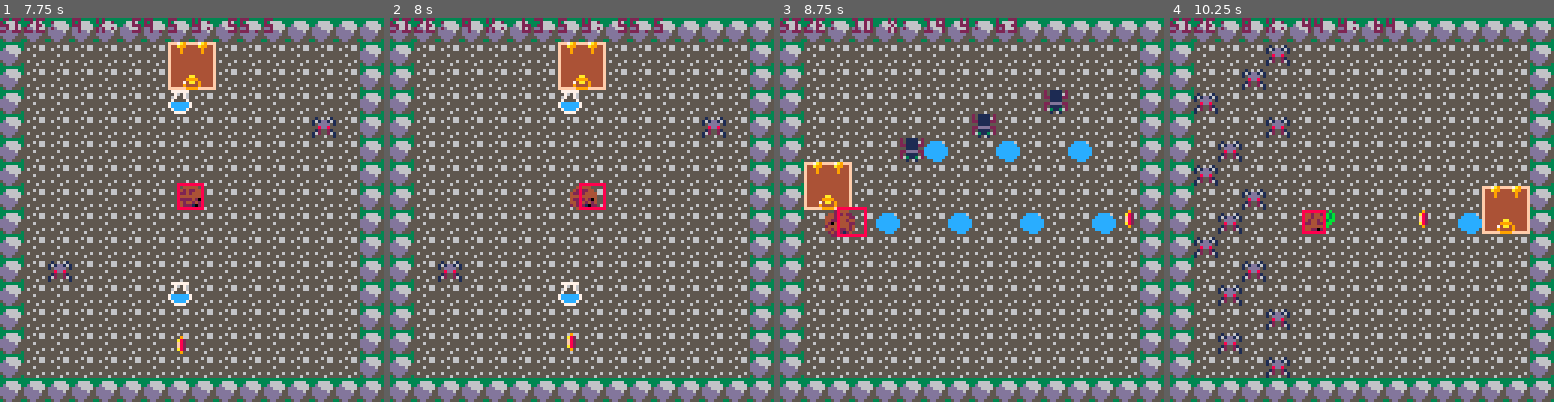
Above: before the commit, frames 1-4 (left to right).
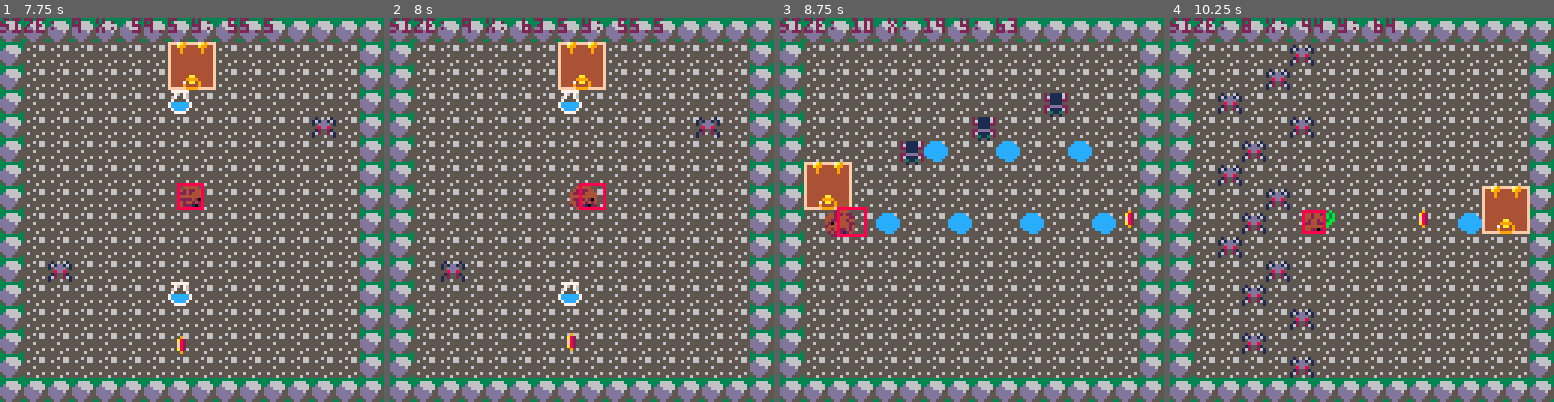
Above: after the commit, the same moments.

Repository: cassandra-largosa/Jelly-and-Jam
Game: PICO-8 cartridge jam.p8
The game is run twice, just before and just after one commit, with the same random seed, the same clock (stepped at 60 frames per second) and the same inputs.
Inputs:
- Up to frame 1 (7.75 s): tap X (X key) at 0.33, 0.7, 1.43, 2.58, 3.1, 3.62, 4.13, 4.65, 5.17, 5.68, 6.2, 6.72, 7.23 s; tap O (Z key) at 1.07, 1.8, 2.43, 3.07, 3.7, 4.33, 4.97, 5.6, 6.23, 6.87, 7.5 s; hold Right 2.33-3.33 s; hold Right 3.38-4.22 s; hold Up 4.27-4.67 s; hold Right 4.72-5.72 s; hold Down 5.77-6.1 s; hold Left 6.15-6.98 s; hold Right from 7.03 s (still down)
- Up to frame 2 (8 s): keep holding Right; tap X (X key) at 7.75 s
- Up to frame 3 (8.75 s): release Right at 8.03 s; hold Right from 8.08 s (still down); tap O (Z key) at 8.13 s; tap X (X key) at 8.27 s
- Up to frame 4 (10.25 s): tap O (Z key) at 8.77, 9.4, 10.03 s; tap X (X key) at 8.78, 9.3, 9.82 s; release Right at 8.92 s; hold Up 8.97-9.37 s; hold Right from 9.42 s (still down)

Frame 1 is identical in both runs. In frame 2, 0.5% of the frame differs, in the area x 12-88%, y 25-69%; in frame 3, 0.7%; in frame 4, 4.8%, in the area x 6-38%, y 7-94%.

Commit message:
Spiders and beetles animated too

Diff:
--- a/jam.p8
+++ b/jam.p8
@@ -203,13 +203,10 @@
     leafs = get_map_objects("leaf", level)
 
     spiders = get_map_objects("spider", level)
-    for spider in all(spiders) do
-        spider.dir = 1
-    end
-
     beetles = get_map_objects("beetle", level)
-    for beetle in all(beetles) do
-        beetle.dir = 1
+    for bug in all(array_concat({spiders, beetles})) do
+        bug.dir = 1
+        bug.from_x, bug.from_y = bug.x, bug.y
     end
 end
 
@@ -466,9 +463,10 @@
 spiders = {}
 
 function move_spider(spider)
+    spider.from_x, spider.from_y = spider.x, spider.y
     spider.x += spider.dir*spider_speed
     for rock in all(array_concat({rocks, pebbles})) do
-        if collide(get_rect(spider), rock.rect) then
+        if collide(get_rect(spider), rock.rect) then --turn around
             spider.dir *= -1
             spider.x += 2*spider.dir*spider_speed
         end
@@ -479,9 +477,10 @@
 beetles = {}
 
 function move_beetle(beetle)
+    beetle.from_x, beetle.from_y = beetle.x, beetle.y
     beetle.y += beetle.dir*beetle_speed
     for rock in all(array_concat({rocks, pebbles})) do
-        if collide(get_rect(beetle), rock.rect) then
+        if collide(get_rect(beetle), rock.rect) then --turn around
             beetle.dir *= -1
             beetle.y += 2*beetle.dir*beetle_speed
         end
@@ -550,8 +549,7 @@
         palt()
 
         --map objects (rocks, puddles...)
-        local objects = array_concat({rocks, puddles, pebbles, fires, snows,
-                                      potions, spiders, beetles, leafs})
+        local objects = array_concat({rocks, puddles, pebbles, fires, snows, potions, leafs})
         for object in all(objects) do
             local sprite = 0
             if get_sprite(object.name) != nil then
@@ -559,16 +557,38 @@
             else
                 sprite = sprite_map[object.name] --static sprites
             end
-            local flip_x, flip_y = false, false
-            if object.name == "beetle" and object.dir == -1 then
-                flip_y = true
-            end
-            spr(sprite, object.x, object.y, 1, 1, flip_x, flip_y)
+            spr(sprite, object.x, object.y, 1, 1)
 
             --if debug then --bounding boxes
                 --local r = object.rect
                 --rect(r.x1, r.y1, r.x2, r.y2, 11)
             --end
+        end
+
+        --spiders and beetles
+        for bug in all(array_concat({spiders, beetles})) do
+            local flip_x, flip_y = false, false
+            if bug.name == "beetle" and bug.dir == -1 then flip_y = true end
+            if moving >= 0 then
+                local draw_x, draw_y = bug.from_x, bug.from_y
+                local portion = (moving_time - moving)/moving_time
+                if bug.name == "spider" then
+                    if bug.dir == 1 then --spider going right
+                        draw_x += abs(bug.x - bug.from_x)*portion
+                    elseif bug.dir == -1 then --spider going left
+                        draw_x -= abs(bug.x - bug.from_x)*portion
+                    end
+                elseif bug.name == "beetle" then
+                    if bug.dir == 1 then --beetle going down
+                        draw_y += abs(bug.y - bug.from_y)*portion
+                    elseif bug.dir == -1 then --beetle going up
+                        draw_y -= abs(bug.y - bug.from_y)*portion
+                    end
+                end
+                spr(sprite_map[bug.name], draw_x, draw_y, 1, 1, flip_x, flip_y)
+            else
+                spr(sprite_map[bug.name], bug.x, bug.y, 1, 1, flip_x, flip_y)
+            end
         end
 
         --mud
@@ -684,6 +704,7 @@
     --if mud is not alive, then don't bother updating the game state
     if not mud.alive then return end
 
+    --only check for player movement if mud is not currently moving
     if moving <= -1 then
         --move mud
         local dir = ""
@@ -699,6 +720,11 @@
         if dir != "" then
             mud.move(dir)
         end
+
+        if moving > 0 then --move spiders and beetles if mud moved
+            foreach(spiders, move_spider)
+            foreach(beetles, move_beetle)
+        end
     end
 
     --do the "normal" game updates only if the mud just finished moving
@@ -716,10 +742,6 @@
         if potion > 0 then potion -= 1 end
         if snow > 0 then snow -= 1 end
         if leaf > 0 then leaf -= 1 end
-
-        --move spiders and beetles
-        foreach(spiders, move_spider)
-        foreach(beetles, move_beetle)
 
         --break pebbles
         if mud.size >= pebble_break_size then
